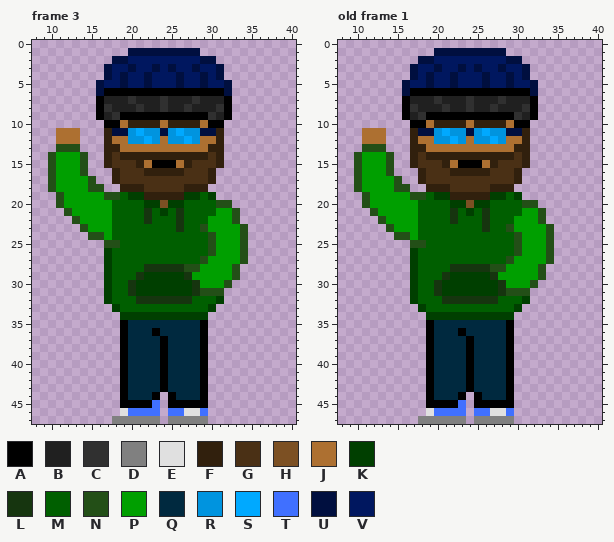
One commit to this pixel-art file: assets/characters/ibg.aseprite. Above: the version before the commit.
48x48 pixels, 4 frames. Shown: frame 3: x 8..40, y 0..47; old frame 1: x 8..40, y 0..47. The commit also changed other frames, which this record leaves out.
Palette (. is transparent): A #000000  B #202020  C #303030  D #808080  E #e0e0e0  F #31200d  G #4a3015  H #7c5023  J #ad7031  K #003f00  L #16350f  M #005f00  N #234f17  P #009f00  Q #00293f  R #0094df  S #00a9ff  T #4070ff  U #000f3f  V #00175f
Pixels before, frame 3, first column x 10:
 1 ..........UUUUUUUUU......
 2 ........UUVVVVVVVVVUU....
 3 .......UVVUVVUVUVVUVVU...
 4 .......UVUVVUVVVUVVUVU...
 5 ......UVVUVVUVVVUVVUVVU..
 6 ......UAAAAAAAAAAAAAAAU..
 7 ......ABBBCBBBCBBBCBBBA..
 8 ......ACBBBCBBCBBCBBBCA..
 9 ......ABCAAAAAAAAAAACBA..
10 .......AAJFFFFJFFFFJAA...
11 .JJJ...FUURSRRURSRRUUF...
12 .JJJ...FJJRRSRJRRSRJJF...
13 .NNN...FFJJJJJJJJJJJFF...
14 NPPPN..FGFFFFFFFFFFFGF...
15 NPPPN..FGGGFJAAAJFGGGF...
16 NPPPN...FGGGFFFFFGGGF....
17 NPPPPN..FGGGGGGGGGGGF....
18 NPPPPNN..FFFGGGGGFFF.....
19 .NPPPPPNNMKKFFFFFKKMK....
20 .NPPPPPPMMMMKKHKKMMMMNN..
21 ..NPPPPPMMMMLMKMLMMMMPPN.
22 ...NPPPPMMMMLMMMLMMMPPPN.
23 ....NPPPMMMMMMMMLMMNPPPPN
24 .....NNPMMMMMMMMMMMMNPPPN
25 .......NNMMMMMMMMMMMNPPPN
26 .......KMMMMMMMMMMMMNPPPN
27 .......KMMMMMMMMMMMNPPPPN
28 .......KMMMMLLLLLNNPPPPN.
29 .......KMMMLKKKKKLPPPPPN.
30 .......KMMLKKKKKKKLPPPN..
31 .......KMMLKKKKKKKLNNN...
32 .......KMMMLLLLLLLMMMK...
33 ........KMMMMMMMMMMMK....
34 .........KKKKKKKKKKK.....
35 .........AQQQQQQQQQA.....
36 .........AQQQAQQQQQA.....
37 .........AQQQQAQQQQA.....
38 .........AQQQQAQQQQA.....
39 .........AQQQQAQQQQA.....
40 .........AQQQQAQQQQA.....
41 .........AQQQQAQQQQA.....
42 .........AQQQQAQQQQA.....
43 .........AQQQQAQQQQA.....
44 .........AQQQA.AQQQA.....
45 .........AAAAT.AAAAA.....
46 .........ETTTT.TTEET.....
47 ........DDDDDD.DDDDD.....
Pixels before, old frame 1, first column x 10:
 1 ..........UUUUUUUUU......
 2 ........UUVVVVVVVVVUU....
 3 .......UVVUVVUVUVVUVVU...
 4 .......UVUVVUVVVUVVUVU...
 5 ......UVVUVVUVVVUVVUVVU..
 6 ......UAAAAAAAAAAAAAAAU..
 7 ......ABBBCBBBCBBBCBBBA..
 8 ......ACBBBCBBCBBCBBBCA..
 9 ......ABCAAAAAAAAAAACBA..
10 .......AAJFFFFJFFFFJAA...
11 .JJJ...FUURSRRURSRRUUF...
12 .JJJ...FJJRRSRJRRSRJJF...
13 .NNN...FFJJJJJJJJJJJFF...
14 NPPPN..FGFFFFFFFFFFFGF...
15 NPPPN..FGGGFJAAAJFGGGF...
16 NPPPN...FGGGFFFFFGGGF....
17 NPPPPN..FGGGGGGGGGGGF....
18 NPPPPNN..FFFGGGGGFFF.....
19 .NPPPPPNNMKKFFFFFKKMK....
20 .NPPPPPPMMMMKKHKKMMMMNN..
21 ..NPPPPPMMMMLMKMLMMMMPPN.
22 ...NPPPPMMMMLMMMLMMMPPPN.
23 ....NPPPMMMMMMMMLMMNPPPPN
24 .....NNPMMMMMMMMMMMMNPPPN
25 .......NNMMMMMMMMMMMNPPPN
26 .......KMMMMMMMMMMMMNPPPN
27 .......KMMMMMMMMMMMNPPPPN
28 .......KMMMMLLLLLNNPPPPN.
29 .......KMMMLKKKKKLPPPPPN.
30 .......KMMLKKKKKKKLPPPN..
31 .......KMMLKKKKKKKLNNN...
32 .......KMMMLLLLLLLMMMK...
33 ........KMMMMMMMMMMMK....
34 .........KKKKKKKKKKK.....
35 .........AQQQQQQQQQA.....
36 .........AQQQAQQQQQA.....
37 .........AQQQQAQQQQA.....
38 .........AQQQQAQQQQA.....
39 .........AQQQQAQQQQA.....
40 .........AQQQQAQQQQA.....
41 .........AQQQQAQQQQA.....
42 .........AQQQQAQQQQA.....
43 .........AQQQQAQQQQA.....
44 .........AQQQA.AQQQA.....
45 .........AAAAT.AAAAA.....
46 .........ETTTT.TTEET.....
47 ........DDDDDD.DDDDD.....
Now the later version:
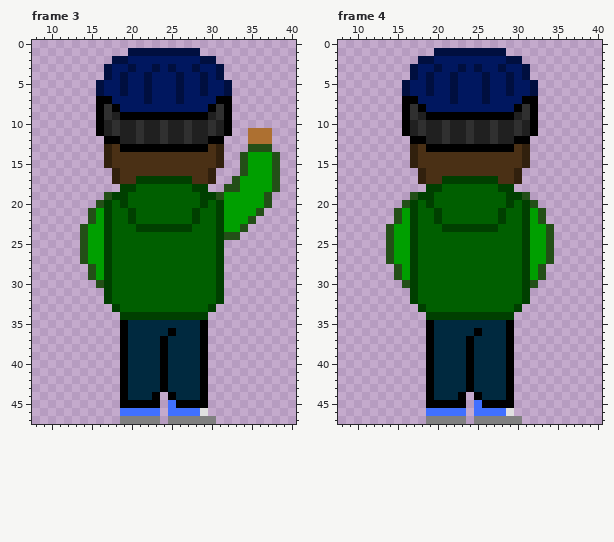
A new or re-ordered frame is compared with the old frame closest to it.
From old to new:
layer "Layer 8" now hidden
layer "Layer 9" added
frames re-ordered
Changed rows in their new state; - is an unchanged pixel.
Frame 3:
first column x 10:
 6 -------VVUVVUVVVUVVUVV-------
 7 -------AVVVVUVVVUVVVVA-------
 8 --------AVVVVVVVVVVVA--------
 9 -------CB-----------BC-------
10 ------ABCBBCBBCBBCBBCBA------
11 -...--ABCBBCBBCBBCBBCBA--JJJ-
12 -...---AABBCBBCBBCBBAA---JJJ-
13 -...----GAAAAAAAAAAAG----NNN-
14 .....----GGGGGGGGGGG----NPPPN
15 .....------GGGGGGG------NPPPN
16 .....-------GGGGG-------NPPPN
17 ......-----KKKKKKK-----NPPPPN
18 .......--KKMMMMMMMKK--NNPPPPN
19 -......-KKMMMMMMMMMK-NPPPPPN-
20 -.....NK-K--MMMMM--K-KPPPPPN-
21 --...N-K--K-M-M-M-K--K-PPPN--
22 ---..N-K--K-M---M-K-MK-PPN---
23 -------K---KKKKKKK-MMK-------
24 ----NPPK------------MKNN.----
25 ----NPPKM-----------MK...----
26 ----NPP-------------MK...----
27 ----NPP------------MMK...----
28 -----NP-----MMMMMMMMMK..-----
29 -----NP----MMMMMMMMMMK..-----
30 ------N---MMMMMMMMMMMK.------
31 ----------MMMMMMMMMMMK-------
32 -----------MMMMMMM-----------
first column x 23:
36 Q-A
first column x 18:
45 -----A-T-----
46 -T-------TTE-
47 .-----------D
Frame 4 against old frame 1:
first column x 10:
 6 -------VVUVVUVVVUVVUVV-
 7 -------AVVVVUVVVUVVVVA-
 8 --------AVVVVVVVVVVVA--
 9 -------CB-----------BC-
10 ------ABCBBCBBCBBCBBCBA
11 -...--ABCBBCBBCBBCBBCBA
12 -...---AABBCBBCBBCBBAA-
13 -...----GAAAAAAAAAAAG--
14 .....----GGGGGGGGGGG---
15 .....------GGGGGGG-----
16 .....-------GGGGG------
17 ......-----KKKKKKK-----
18 .......--KKMMMMMMMKK---
19 -......-KKMMMMMMMMMK-N-
20 -.....NK-K--MMMMM--K-K-
21 --...N-K--K-M-M-M-K--K-
22 ---..N-K--K-M---M-K-MK-
23 -------K---KKKKKKK-MMK-
24 ----NPPK------------MK-
25 ----NPPKM-----------MK-
26 ----NPP-------------MK-
27 ----NPP------------MMK-
28 -----NP-----MMMMMMMMMK-
29 -----NP----MMMMMMMMMMK-
30 ------N---MMMMMMMMMMMK-
31 ----------MMMMMMMMMMMK-
32 -----------MMMMMMM-----
first column x 23:
36 Q-A
first column x 18:
45 -----A-T-----
46 -T-------TTE-
47 .-----------D
